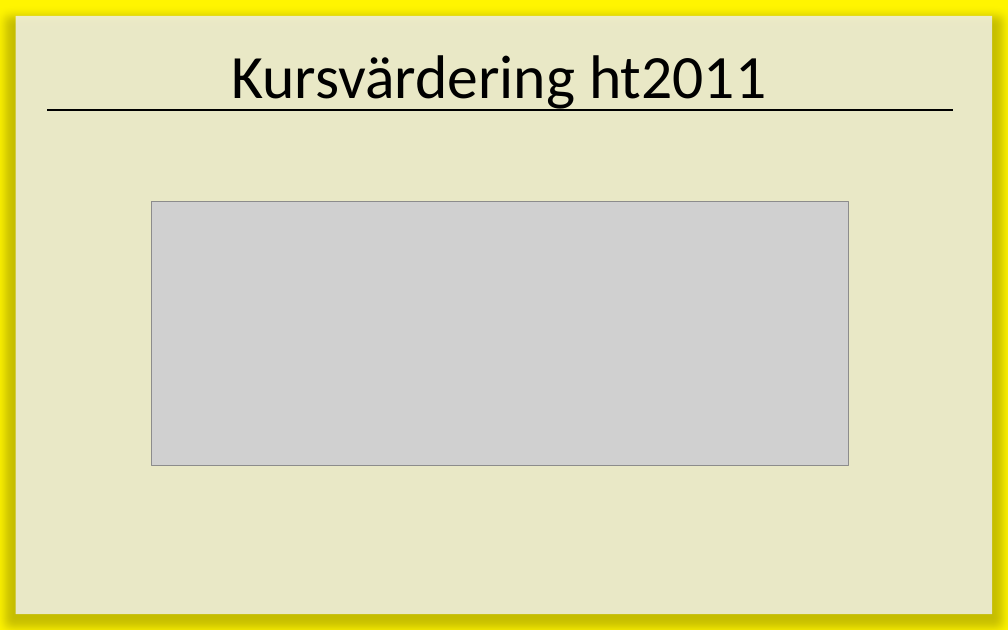
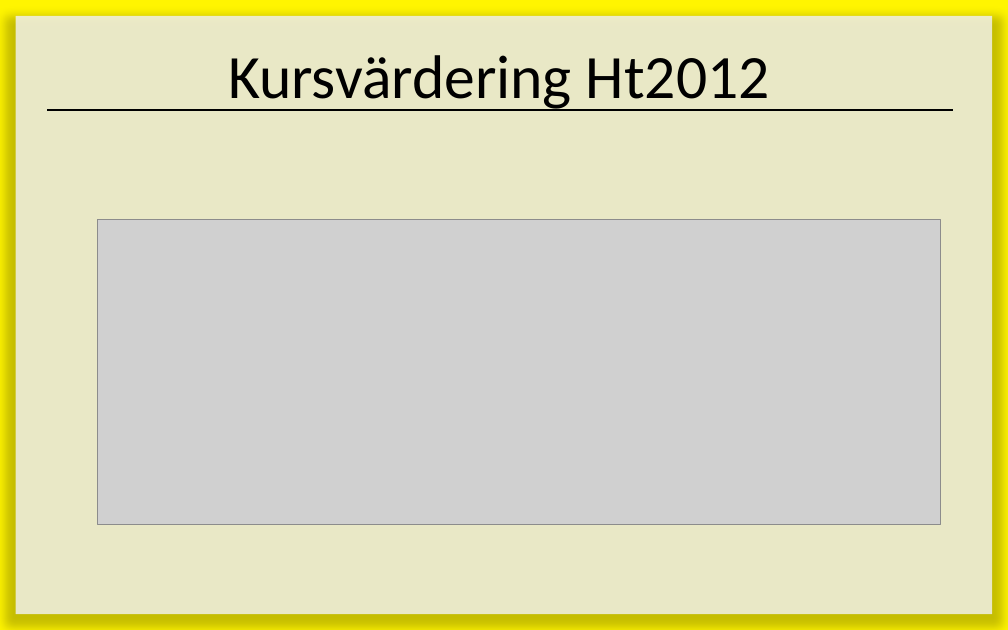
Before and after one commit to ed222an/Kursmaterial-JavaScript, a slide deck: slide 11 of lectures/E00 - Introduktion/Introduktion.pptx. Drawn at 1008x630 pixels with LibreOffice and Linux fonts; fonts in the diff are those of the drawing; grey boxes stand for pictures; background and template pictures are left out. Boxes give left, top, right and bottom in pixels: in the first picture for what was removed or moved away, otherwise in the second. Text is boxed around its words. In the diff, an @@ line names an element or a change of style, - is before the commit and + after.

```diff
--- a/lectures/E00 - Introduktion/Introduktion.pptx
+++ b/lectures/E00 - Introduktion/Introduktion.pptx
@@ title at [228,55,770,111]: text changed @@
-Kursvärdering ht2011
+Kursvärdering Ht2012
@@ picture: place and size @@
-picture at [152,202,849,466]
+picture at [98,220,940,525]
```
Also in this commit, not shown: 7 other slides changed, 1 other file.
